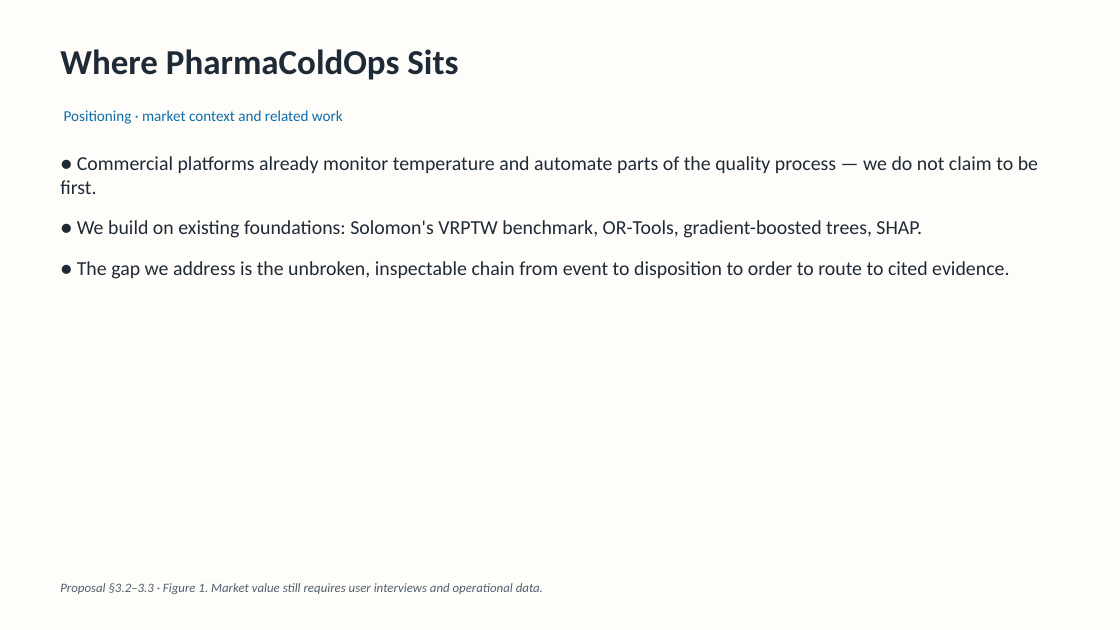
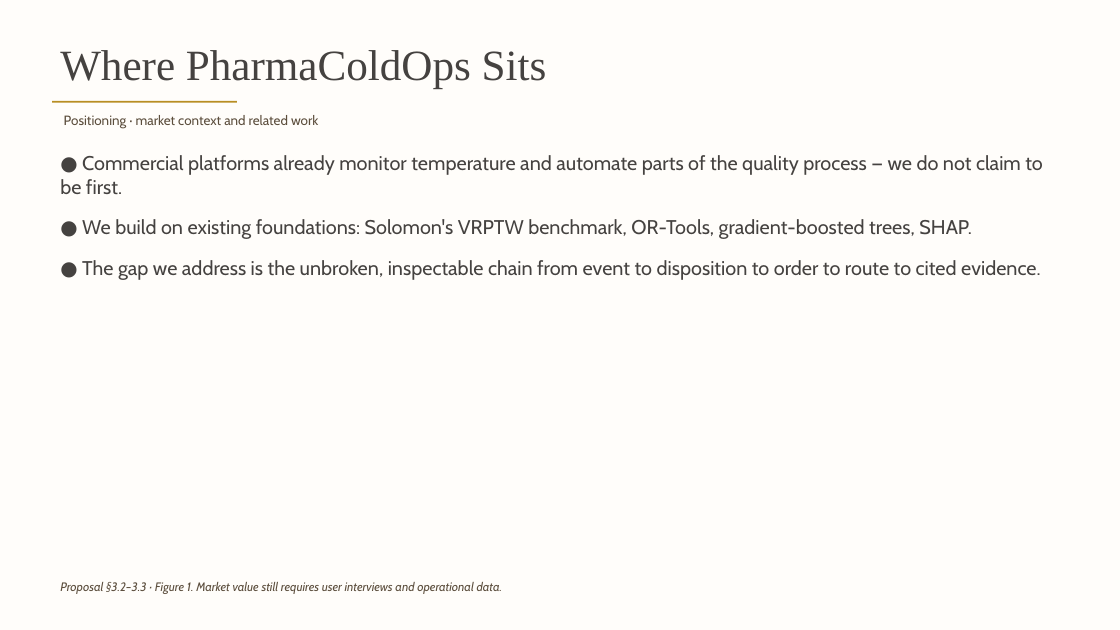
Before and after one commit to Frostash030612/PharmaColdOps, a slide deck: slide 5 of proposal/PharmaColdOps-Proposal-Presentation-Final.pptx. Drawn at 1120x630 pixels with LibreOffice and Linux fonts; fonts in the diff are those of the drawing; background and template pictures are left out. Boxes give left, top, right and bottom in pixels: in the first picture for what was removed or moved away, otherwise in the second. Text is boxed around its words. In the diff, an @@ line names an element or a change of style, - is before the commit and + after.

```diff
--- a/proposal/PharmaColdOps-Proposal-Presentation-Final.pptx
+++ b/proposal/PharmaColdOps-Proposal-Presentation-Final.pptx
@@ text "Where PharmaColdOps Sits" at (x1=60, y1=50, x2=547, y2=89): size 30 to 37 pt, font Calibri to Times New Roman, text colour #1F2A37 to #454240, bold off @@
@@ rectangle added at (x1=52, y1=101, x2=237, y2=103), fill #B88E23 @@
@@ text "Positioning · market context and ..." at (x1=64, y1=115, x2=318, y2=128): size 13 to 11.5 pt, font Calibri to Cabin, text colour #0E6EA8 to #5C4E3D @@
@@ text "● Commercial platforms already monitor ..." at (x1=60, y1=155, x2=1043, y2=280): font Calibri to Cabin, text colour #1F2A37 to #454240 @@
@@ text "Proposal §3.2–3.3 · Figure 1. ..." at (x1=60, y1=582, x2=503, y2=594): size 11 to 10.5 pt, font Calibri to Cabin, text colour #505F6E to #5C4E3D @@
```
Also in this commit, not shown: 4 other slides changed, 9 other files.
